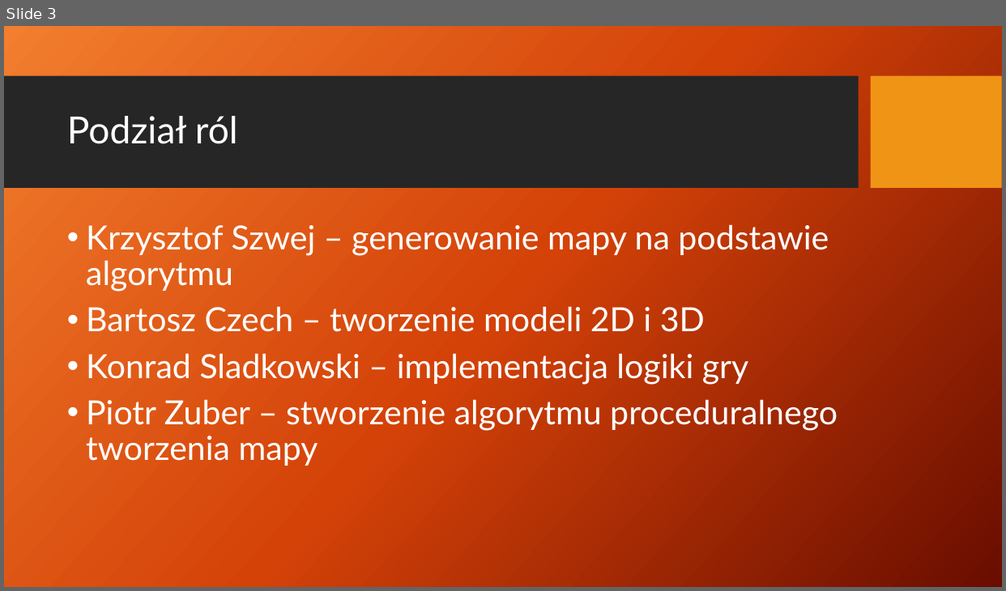
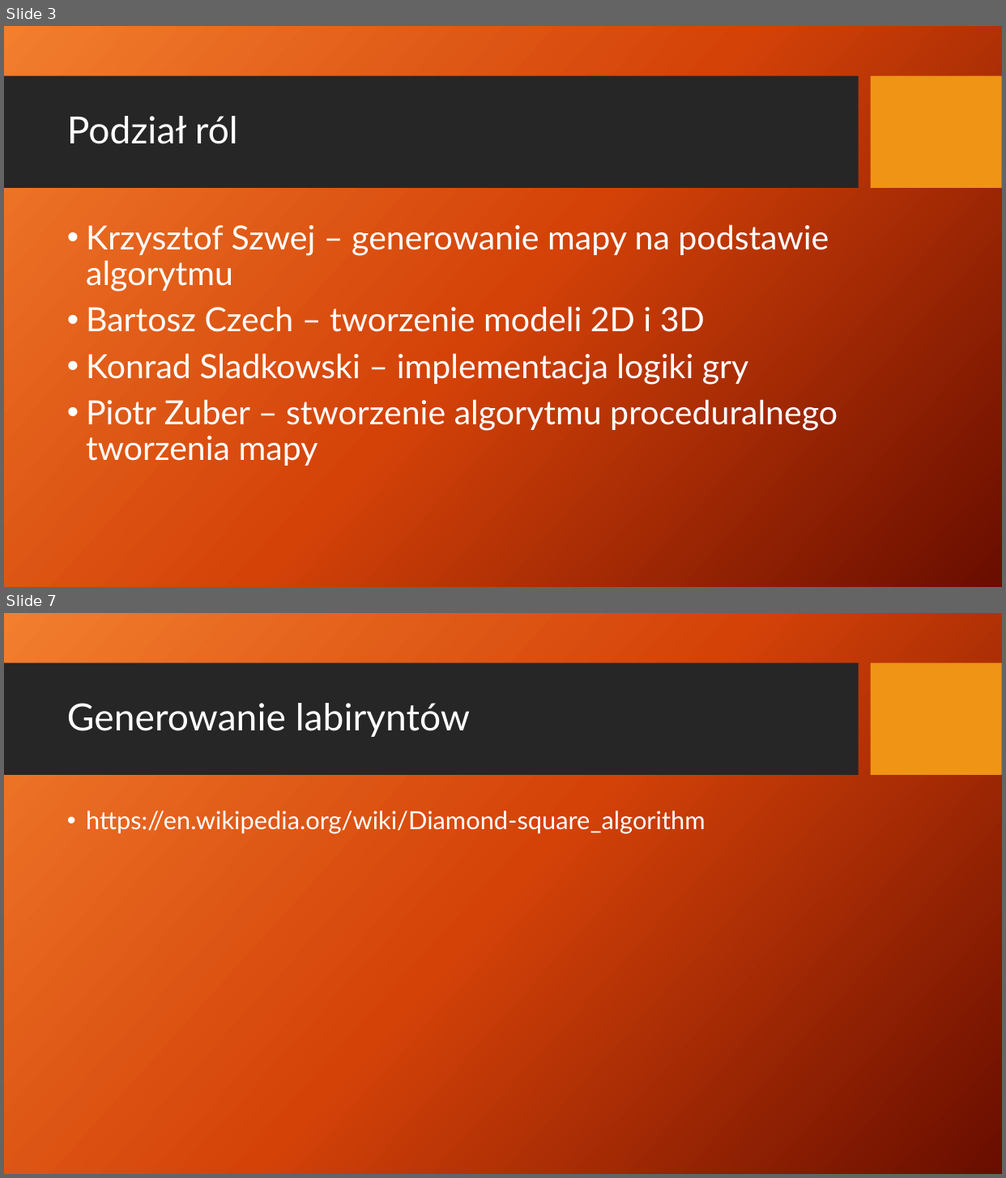
Before and after one commit to FakeOrganization-TD/TowerDefence, a slide deck: Prezentacje/Prez 2 - oceniana.pptx. Shown one above the other, each under a label of ours: slide 3 before the commit, slides 3 and 7 after it; the slides between them are not shown. The pictures are 1006x591 and 1006x1178 pixels, drawn with LibreOffice and Linux fonts; fonts in the diff are those of the drawing; background and template pictures are left out. Boxes give left, top, right and bottom in pixels: in the first picture for what was removed or moved away, otherwise in the second. Text is boxed around its words. In the diff, an @@ line names an element or a change of style, - is before the commit and + after.

```diff
--- a/Prezentacje/Prez 2 - oceniana.pptx
+++ b/Prezentacje/Prez 2 - oceniana.pptx
@@ slide 7 added at box(4, 613, 1002, 1174), background picture (left out); not listed: 2 template elements that a slide beside it also shows @@
@@ title added at box(67, 703, 470, 737), 36 pt, text #FFFFFF @@
+Generowanie labiryntów
@@ text added at box(86, 811, 705, 834), 24 pt, text #FFFFFF @@
+• https://en.wikipedia.org/wiki/Diamond-square_algorithm
```
Also in this commit, not shown: 4 other slides added, 1 slide removed.
